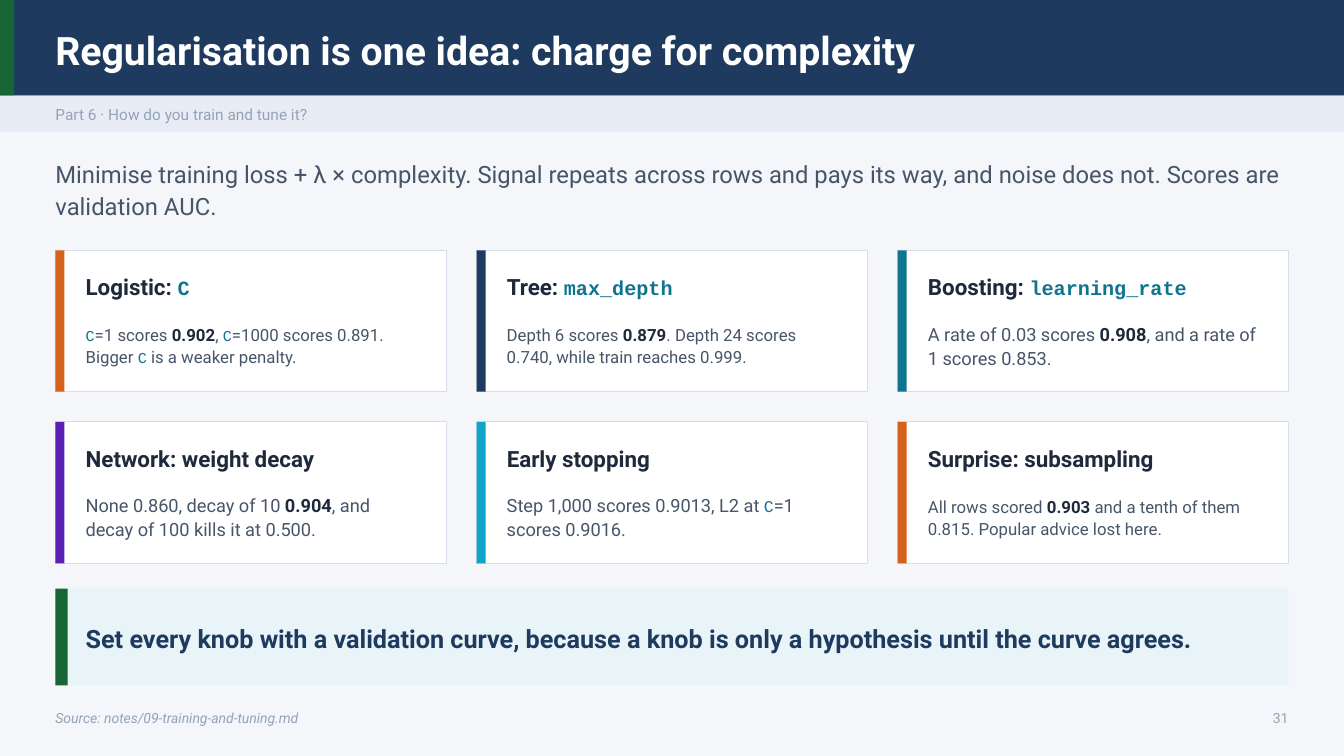
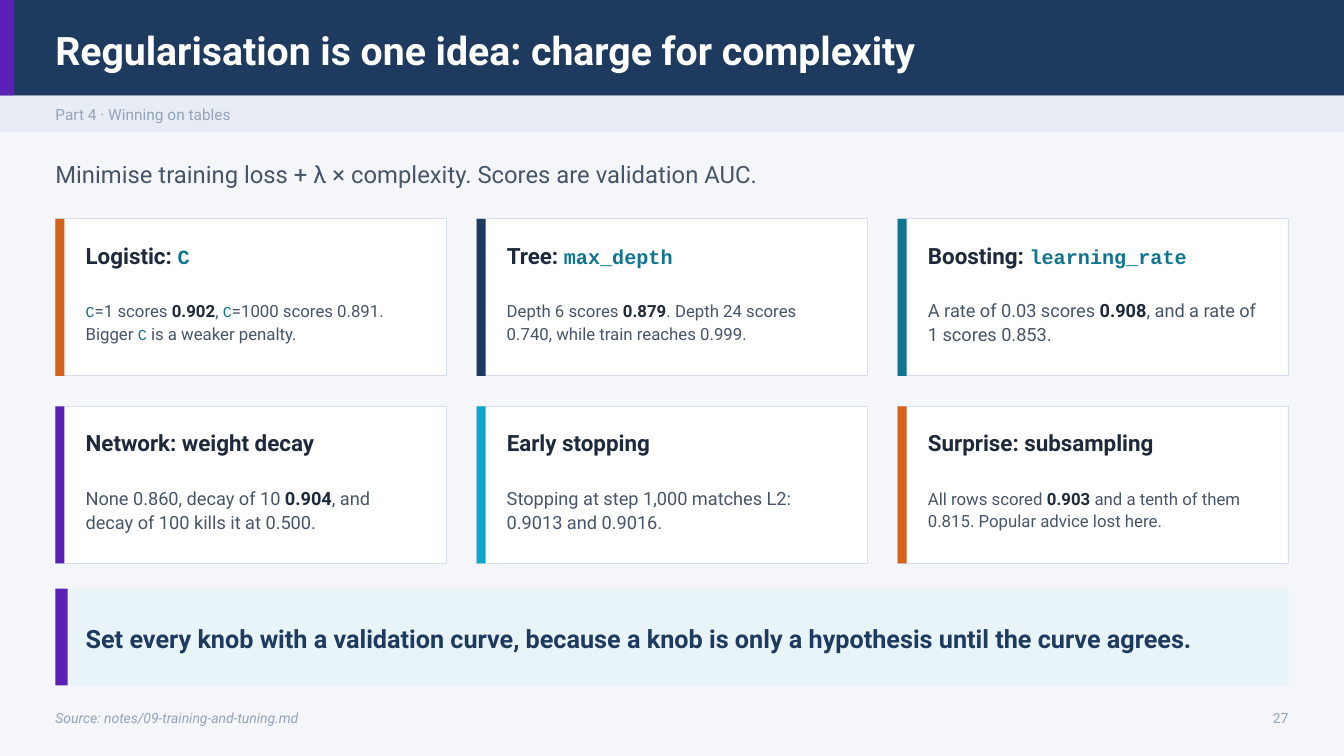
Before and after one commit to ramseywise/learn-ai-engineering, a slide deck: slide 27 of data-science/01-classical-ml/slides/classical-ml.pptx (slide 31 before the commit). Drawn at 1344x756 pixels with LibreOffice and Linux fonts; fonts in the diff are those of the drawing. Boxes give left, top, right and bottom in pixels: in the first picture for what was removed or moved away, otherwise in the second. Text is boxed around its words. In the diff, an @@ line names an element or a change of style, - is before the commit and + after.

```diff
--- a/data-science/01-classical-ml/slides/classical-ml.pptx
+++ b/data-science/01-classical-ml/slides/classical-ml.pptx
@@ rectangle at bbox=[0, 0, 14, 96]: fill #166534 to #5B21B6 @@
@@ text at bbox=[55, 108, 231, 123]: text changed @@
-Part 6 · How do you train and tune it?
+Part 4 · Winning on tables
@@ text at bbox=[55, 165, 757, 188]: text changed @@
-Minimise training loss + λ × complexity. Signal repeats across rows and pays its way, and noise does not. Scores are validation AUC.
+Minimise training loss + λ × complexity. Scores are validation AUC.
@@ rectangle: place and size @@
-rectangle at bbox=[55, 250, 447, 391]
+rectangle at bbox=[55, 219, 447, 376]
@@ rectangle: place and size @@
-rectangle at bbox=[55, 250, 65, 391]
+rectangle at bbox=[55, 219, 65, 376]
@@ rectangle: place and size @@
-rectangle at bbox=[477, 250, 868, 391]
+rectangle at bbox=[477, 219, 868, 376]
@@ rectangle: place and size @@
-rectangle at bbox=[477, 250, 486, 391]
+rectangle at bbox=[477, 219, 486, 376]
@@ rectangle: place and size @@
-rectangle at bbox=[898, 250, 1290, 391]
+rectangle at bbox=[898, 219, 1290, 376]
@@ rectangle: place and size @@
-rectangle at bbox=[898, 250, 907, 391]
+rectangle at bbox=[898, 219, 907, 376]
@@ 3 texts: place and size @@
-3 texts at bbox=[86, 278, 1187, 300]
+3 texts at bbox=[86, 247, 1187, 269]
@@ text "C=1 scores 0.902, C=1000 scores ...": place and size @@
-text "C=1 scores 0.902, C=1000 scores ..." at bbox=[86, 329, 384, 367]
+text "C=1 scores 0.902, C=1000 scores ..." at bbox=[86, 305, 384, 344]
@@ text "Depth 6 scores 0.879. Depth ...": place and size @@
-text "Depth 6 scores 0.879. Depth ..." at bbox=[507, 328, 796, 365]
+text "Depth 6 scores 0.879. Depth ..." at bbox=[507, 304, 796, 342]
@@ text "A rate of 0.03 scores ...": place and size @@
-text "A rate of 0.03 scores ..." at bbox=[928, 327, 1256, 365]
+text "A rate of 0.03 scores ..." at bbox=[928, 303, 1256, 341]
@@ rectangle: place and size @@
-rectangle at bbox=[55, 422, 447, 564]
+rectangle at bbox=[55, 406, 447, 564]
@@ rectangle: place and size @@
-rectangle at bbox=[55, 422, 65, 564]
+rectangle at bbox=[55, 406, 65, 564]
@@ rectangle: place and size @@
-rectangle at bbox=[477, 422, 868, 564]
+rectangle at bbox=[477, 406, 868, 564]
@@ rectangle: place and size @@
-rectangle at bbox=[477, 422, 486, 564]
+rectangle at bbox=[477, 406, 486, 564]
@@ rectangle: place and size @@
-rectangle at bbox=[898, 422, 1290, 564]
+rectangle at bbox=[898, 406, 1290, 564]
@@ rectangle: place and size @@
-rectangle at bbox=[898, 422, 907, 564]
+rectangle at bbox=[898, 406, 907, 564]
@@ 3 texts: place and size @@
-3 texts at bbox=[86, 450, 1153, 472]
+3 texts at bbox=[86, 434, 1153, 456]
@@ text "None 0.860, decay of 10 ...": place and size @@
-text "None 0.860, decay of 10 ..." at bbox=[86, 498, 370, 540]
+text "None 0.860, decay of 10 ..." at bbox=[86, 491, 370, 533]
@@ text "All rows scored 0.903 and ...": place and size @@
-text "All rows scored 0.903 and ..." at bbox=[928, 500, 1240, 539]
+text "All rows scored 0.903 and ..." at bbox=[928, 492, 1240, 531]
@@ text at bbox=[507, 491, 791, 529]: text changed @@
-Step 1,000 scores 0.9013, L2 at C=1 scores 0.9016.
+Stopping at step 1,000 matches L2: 0.9013 and 0.9016.
@@ rectangle at bbox=[55, 589, 68, 686]: fill #166534 to #5B21B6 @@
@@ text at bbox=[1273, 713, 1289, 723]: text changed @@
-31
+27
```
Also in this commit, not shown: 51 other slides changed, 9 slides added, 3 slides removed, 38 other files.
